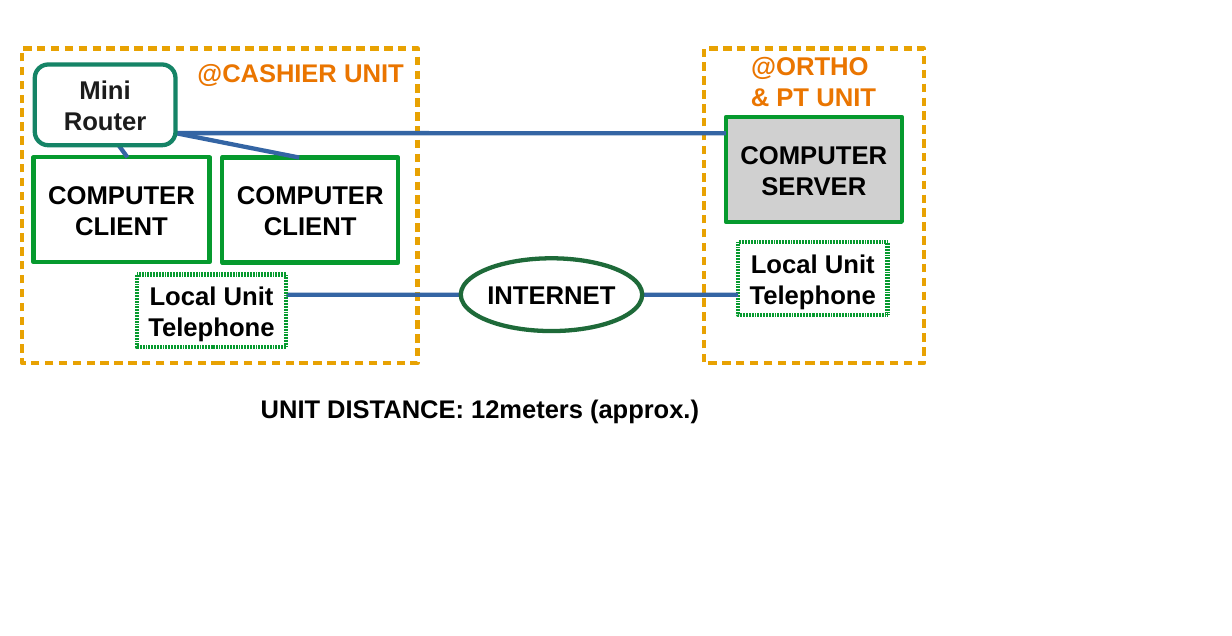
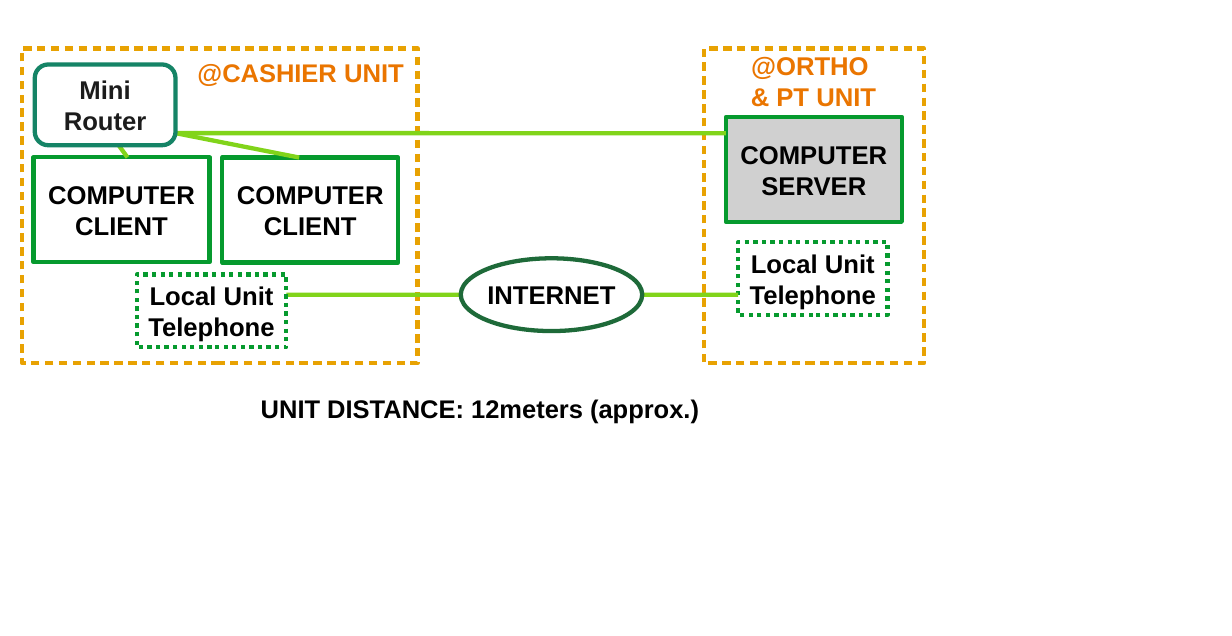
Before and after one commit to usbong/templates, a slide deck: slide 1 of Usbong/KMS/usbongMoscSLHCCSampleTechSchematics.odp. Drawn at 1232x636 pixels with LibreOffice and Linux fonts; fonts in the diff are those of the drawing; grey boxes stand for pictures. Boxes give left, top, right and bottom in pixels: in the first picture for what was removed or moved away, otherwise in the second. Text is boxed around its words. In the diff, an @@ line names an element or a change of style, - is before the commit and + after.

```diff
--- a/Usbong/KMS/usbongMoscSLHCCSampleTechSchematics.odp
+++ b/Usbong/KMS/usbongMoscSLHCCSampleTechSchematics.odp
@@ line (127, 157) - (110, 133): stroke #3465A4 3 pt to #81D41A 3 pt @@
@@ line (171, 133) - (726, 133): stroke #3465A4 3 pt to #81D41A 3 pt @@
@@ line (176, 133) - (299, 158): stroke #3465A4 3 pt to #81D41A 3 pt @@
@@ rectangle "Local Unit" at (x1=738, y1=242, x2=888, y2=315): outline #069A2E 3 pt to #069A2E 3 pt dashed @@
@@ rectangle "Local Unit" at (x1=137, y1=275, x2=286, y2=348): outline #069A2E 3 pt to #069A2E 3 pt dashed @@
@@ line (242, 295) - (738, 295): stroke #3465A4 3 pt to #81D41A 3 pt @@
```
Also in this commit, not shown: 2 other slides changed.
